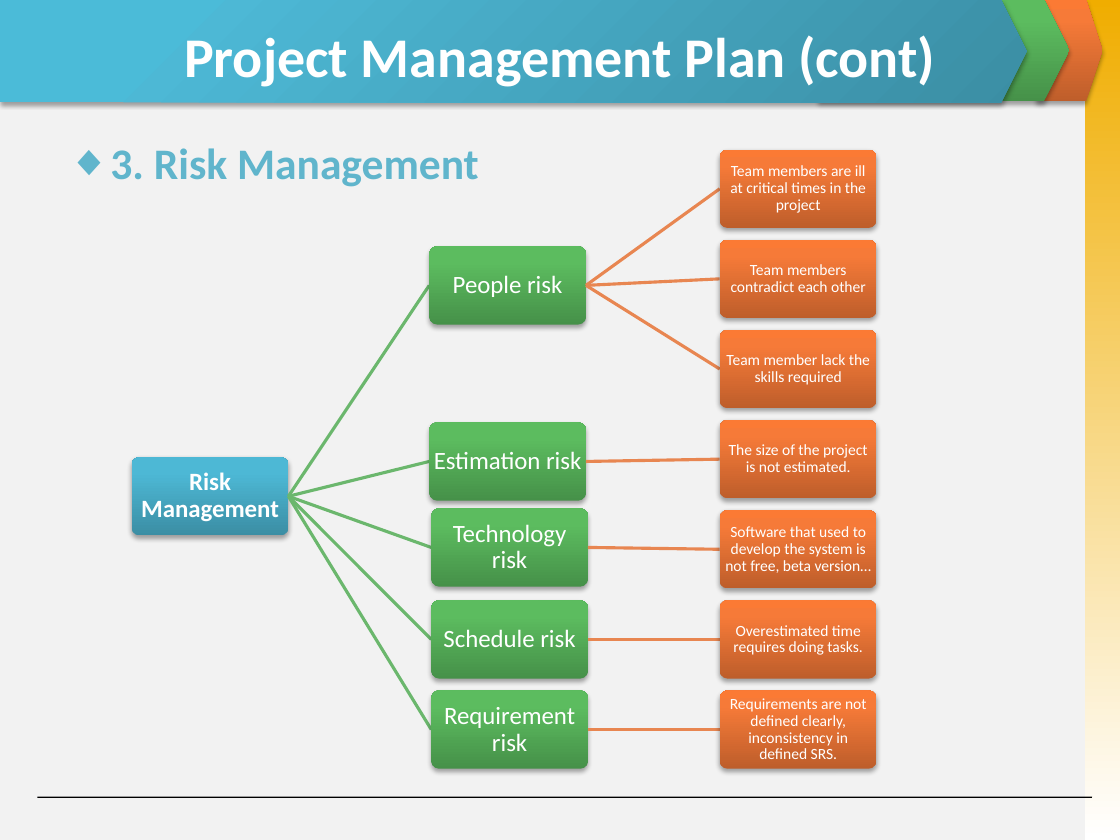
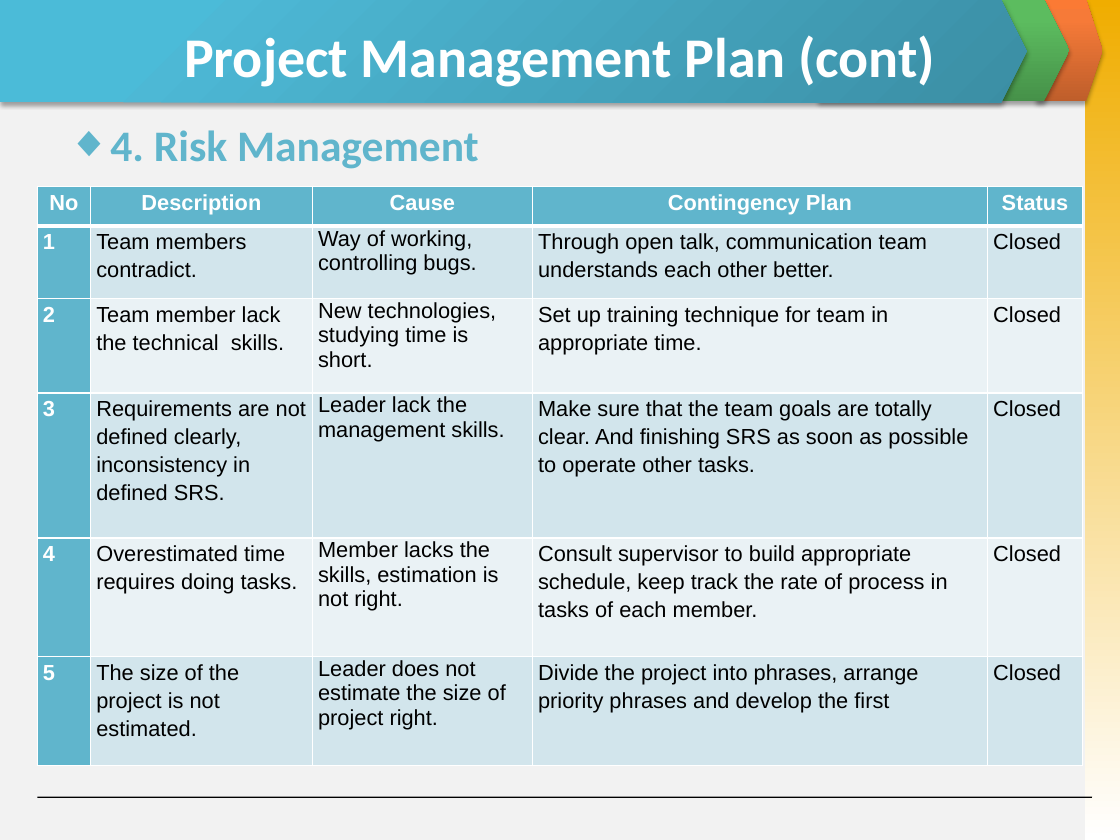
Before and after one commit to skyview059/e-learning-website, a slide deck: slide 14 of Document/Final report/Slide Present E-Learning.pptx (slide 13 before the commit). Drawn at 1120x840 pixels with LibreOffice and Linux fonts; fonts in the diff are those of the drawing. Boxes give left, top, right and bottom in pixels: in the first picture for what was removed or moved away, otherwise in the second. Text is boxed around its words. In the diff, an @@ line names an element or a change of style, - is before the commit and + after.

```diff
--- a/Document/Final report/Slide Present E-Learning.pptx
+++ b/Document/Final report/Slide Present E-Learning.pptx
@@ text at [110, 130, 479, 169]: text changed @@
-◆ 3. Risk Management
+◆ 4. Risk Management
@@ table added at [37, 187, 1082, 766], 6 rows, 5 columns @@
+No | Description | Cause | Contingency Plan | Status
+1 | Team members contradict. | Way of working, controlling bugs. | Through open talk, communication team understands each other better. | Closed
+2 | Team member lack the technical skills. | New technologies, studying time is short. | Set up training technique for team in appropriate time. | Closed
+3 | Requirements are not defined clearly, inconsistency in defined SRS. | Leader lack the management skills. | Make sure that the team goals are totally clear. And finishing SRS as soon as possible to operate other tasks. | Closed
+4 | Overestimated time requires doing tasks. | Member lacks the skills, estimation is not right. | Consult supervisor to build appropriate schedule, keep track the rate of process in tasks of each member. | Closed
+5 | The size of the project is not estimated. | Leader does not estimate the size of project right. | Divide the project into phrases, arrange priority phrases and develop the first | Closed
@@ group removed at [132, 150, 877, 768]: 13 rounded rectangles, 13 texts, 12 freeform shapes @@
-Risk Management
-People risk
-Team members are ill at critical times in the project
-Team members contradict each other
-Team member lack the skills required
-Estimation risk
-The size of the project is not estimated.
-Technology risk
-Software that used to develop the system is not free, beta version…
-Schedule risk
-Overestimated time requires doing tasks.
-Requirement risk
-Requirements are not defined clearly, inconsistency in defined SRS.
```
Also in this commit, not shown: 10 other slides changed, 4 slides added, 4 slides removed, 2 other files.
